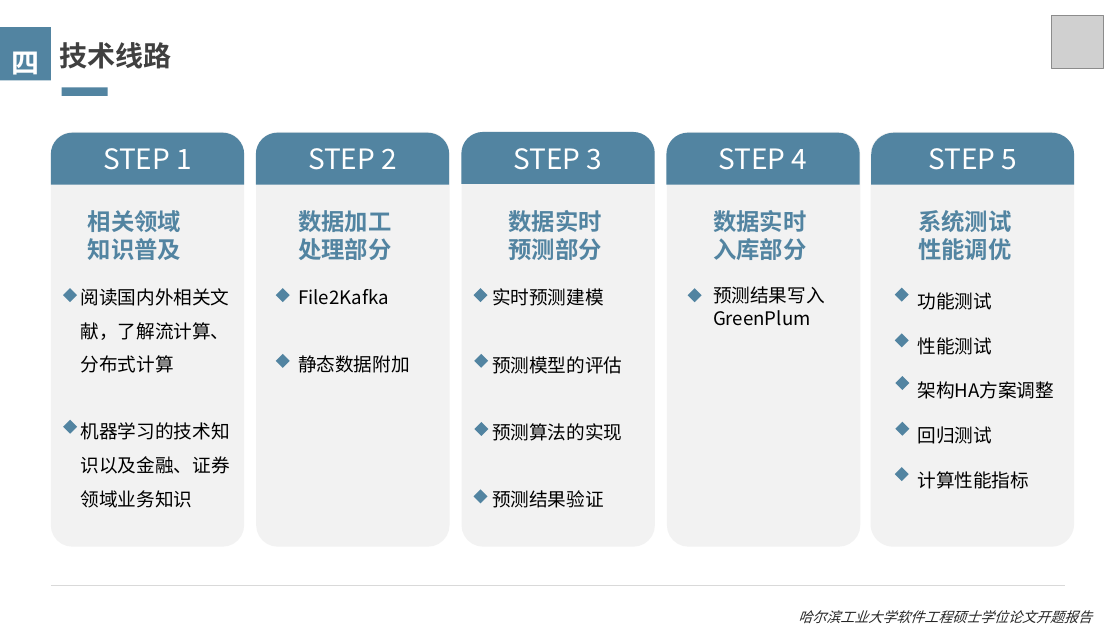
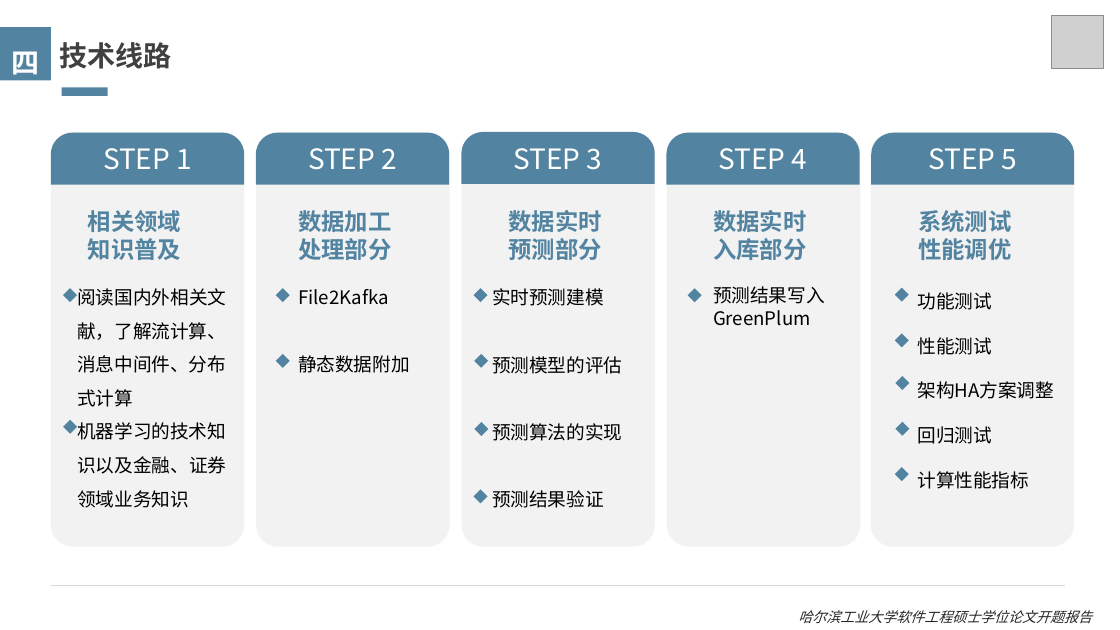
Before and after one commit to xiaopangwei/hitdb-stock-forecast-parent, a slide deck: slide 11 of document/opening/论文.pptx (slide 10 before the commit). Drawn at 1120x630 pixels with LibreOffice and Linux fonts; fonts in the diff are those of the drawing; grey boxes stand for pictures. Boxes give left, top, right and bottom in pixels: in the first picture for what was removed or moved away, otherwise in the second. Text is boxed around its words. In the diff, an @@ line names an element or a change of style, - is before the commit and + after.

```diff
--- a/document/opening/论文.pptx
+++ b/document/opening/论文.pptx
@@ text at [77, 288, 226, 407]: text changed @@
-阅读国内外相关文献，了解流计算、分布式计算
+阅读国内外相关文献，了解流计算、消息中间件、分布式计算
```
Also in this commit, not shown: 10 other slides changed, 1 slide added, 33 other files.
